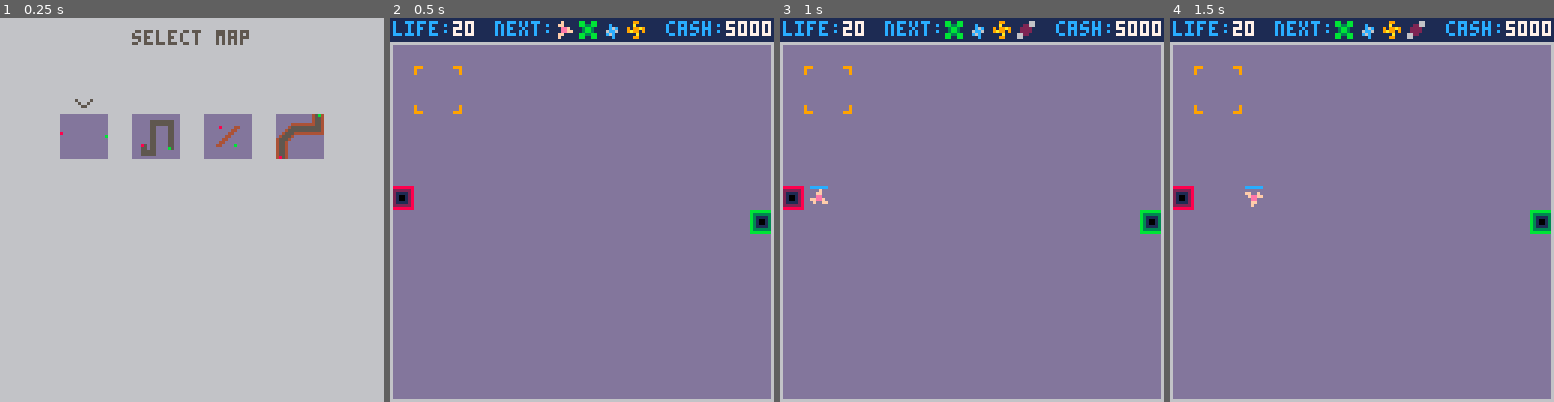
Above: before the commit, frames 1-4 (left to right).
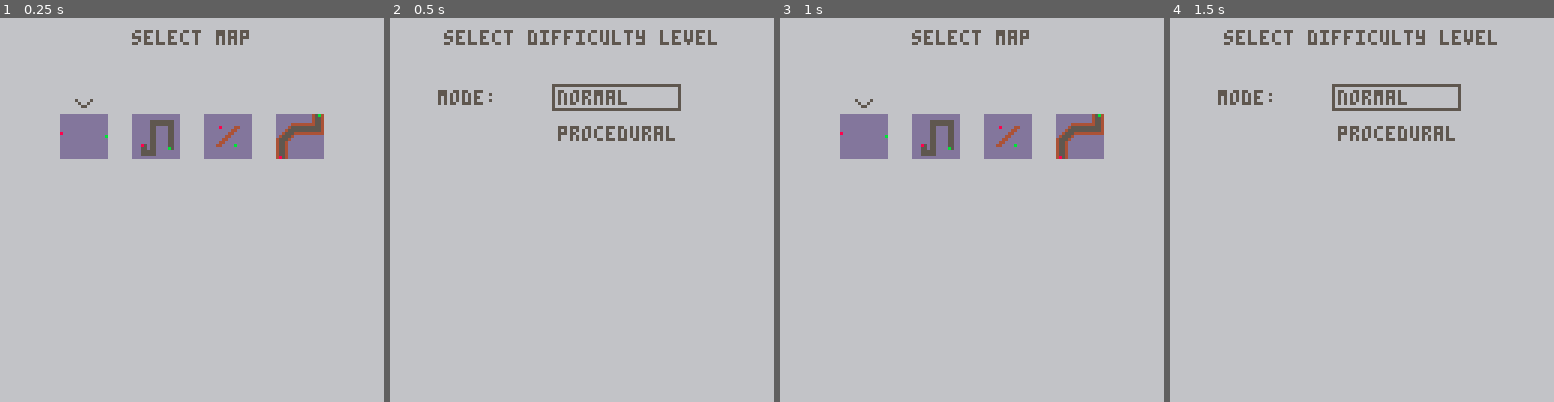
Above: after the commit, the same moments.

Repository: langchr86/pico-bubble-towers
Game: PICO-8 cartridge pico-proto.p8
Two runs of this game, one before a commit and one after it. Both use one fixed random seed, a clock stepped at 60 frames per second and the inputs below.
Inputs:
- Up to frame 1 (0.25 s): no input
- Up to frame 2 (0.5 s): tap X (X key) at 0.33 s
- Up to frame 3 (1 s): tap O (Z key) at 0.7 s
- Up to frame 4 (1.5 s): tap X (X key) at 1.07 s

Frame 1 is identical in both runs. In frame 2, 97% of the frame differs, in the area x 0-100%, y 0-100%; in frame 3, 92%; in frame 4, 97%.

Commit message:
introduce level selection

Diff:
--- a/pico-proto.p8
+++ b/pico-proto.p8
@@ -28,6 +28,7 @@
 #include src/tower.lua
 #include src/wave.lua
 #include src/game_session.lua
+#include src/difficulty_selection.lua
 #include src/map_selection.lua
 #include src/pico-proto.lua
 
@@ -54,10 +55,10 @@
 003bb300003bb3000000000000000000000000000000000000000000000000000004450000044000055440000054455000054500055450000004555000554000
 003bb300003bb3000000000000000000000000000000000000000000000000000004455005544500005440000004400000455400004554000055540000455000
 0bb33bb00bb33bb00000000000000000000000000000000000000000000000000055000000500550000055000005500000545000000545500000450000540000
-0bb00bb000b00b000000000000000000000000000000000000000000000000000050000000000000000050000005000000005000000000000000000000500000
-00000000000000000000000000000000000000000000000000000000000000000000000000000000000000000000000000000000000000000000000000000000
-00000000000000000000000000000000000000000000000000000000000000000000000000000000000000000000000000000000000000000000000000000000
-04400440004004000000000000000000000000000000000000000000000000000000044000000000044000000004400000055000005500000000550000000000
+0bb00bb000b00b000000000000000000000000000000000000000000050000000050000000000000000050000005000000005000000000000000000000500000
+00000000000000000000000000000000000000000000000000000000505000000000000000000000000000000000000000000000000000000000000000000000
+00000000000000000000000000000000000000000000000000000000505000000000000000000000000000000000000000000000000000000000000000000000
+04400440004004000000000000000000000000000000000000000000050000000000044000000000044000000004400000055000005500000000550000000000
 04455440044554400000000000000000000000000000000000000000000000000005544000555500044550000054450000040000004004500500400000000000
 00544500005445000000000000000000000000000000000000000000000000000055550004455440005555000055550005055450000550500545500000000000
 00544500005445000000000000000000000000000000000000000000000000000055550004455440005555000055550005455050050550000005545000000000
--- /dev/null
+++ b/src/difficulty_selection.lua
@@ -0,0 +1,164 @@
+-- Copyright 2024 by Christian Lang is licensed under CC BY-NC-SA 4.0
+
+---@class DifficultySelection
+---@field mode number
+---@field procedural boolean
+---@field level number
+---@field digit number
+---@field next_session any
+DifficultySelection = {}
+DifficultySelection.__index = DifficultySelection
+
+---@return DifficultySelection
+function DifficultySelection:New()
+  local o = {
+    mode = 0,
+    procedural = false,
+    level = 0,
+    digit = 0,
+    next_session = nil,
+  }
+
+  local instance = --[[---@type DifficultySelection]] setmetatable(o, self)
+  return instance
+end
+
+function DifficultySelection:MoveUp()
+  if self.mode == 0 then
+    self.procedural = not self.procedural
+
+  elseif self.mode == 1 then
+    if self.procedural then
+      local diff = 10 ^ self.digit
+      local limit = diff * 10
+      if self.level % limit < limit - diff then
+        self.level = self.level + diff
+      end
+    else
+      if self.level > 0 then
+        self.level = self.level - 1
+      end
+    end
+  end
+end
+
+function DifficultySelection:MoveDown()
+  if self.mode == 0 then
+    self.procedural = not self.procedural
+
+  elseif self.mode == 1 then
+    if self.procedural then
+      local diff = 10 ^ self.digit
+      local limit = diff * 10
+      if self.level % limit >= diff then
+        self.level = self.level - diff
+      end
+    else
+      if self.level < 2 then
+        self.level = self.level + 1
+      end
+    end
+  end
+end
+
+function DifficultySelection:MoveLeft()
+  if self.mode == 1 then
+    if self.procedural and self.digit < 3 then
+      self.digit = self.digit + 1
+    end
+  end
+end
+
+function DifficultySelection:MoveRight()
+  if self.mode == 1 then
+    if self.procedural and self.digit > 0 then
+      self.digit = self.digit - 1
+    end
+  end
+end
+
+function DifficultySelection:PressO()
+  if self.mode == 0 then
+    self.next_session = MapSelection:New()
+  else
+    self.mode = self.mode - 1
+  end
+end
+
+function DifficultySelection:PressX()
+  if self.mode == 0 then
+    self.digit = 3
+    self.level = 0
+    self.mode = 1
+  elseif self.mode == 1 then
+    self.mode = 2
+  else
+    self.next_session = GameSession:New()
+    self.next_session:AddWaves(CreateWaveList(100))
+  end
+end
+
+function DifficultySelection:Update()
+  if self.next_session then
+    return self.next_session
+  else
+    return self
+  end
+end
+
+function DifficultySelection:Draw()
+  rectfill(0, 0, 128, 128, 6)
+  PrintCenterX("select difficulty level", 4, 5)
+
+  print("mode:", 16, 24, 5)
+  print("normal", 56, 24, 5)
+  print("procedural", 56, 36, 5)
+
+  if self.procedural then
+    rect(54, 34, 96, 42, 5)
+  else
+    rect(54, 22, 96, 30, 5)
+  end
+
+  if self.mode > 0 then
+    if self.procedural then
+      self:DrawProcedural()
+    else
+      self:DrawNormal()
+    end
+  end
+
+  if self.mode > 1 then
+    PrintCenterX("start?", 98, 5)
+    rect(48, 96, 78, 104, 5)
+  end
+end
+
+function DifficultySelection:DrawNormal()
+  print("level:", 16, 54, 5)
+  print("easy", 56, 54, 5)
+  print("medium", 56, 62, 5)
+  print("hard", 56, 70, 5)
+
+  local y = 52 + self.level * 8
+  rect(54, y, 96, y + 8, 5)
+end
+
+function DifficultySelection:DrawProcedural()
+  print("seed:", 16, 54, 5)
+
+  if self.level < 1000 then
+    print("0", 56, 54, 5)
+  end
+  if self.level < 100 then
+    print("0", 60, 54, 5)
+  end
+  if self.level < 10 then
+    print("0", 64, 54, 5)
+  end
+  PrintRight(self.level, 72, 54, 5)
+
+  local x = 68 - self.digit * 4
+  spr(39, x, 45)
+  spr(55, x, 60)
+end
--- a/src/map_selection.lua
+++ b/src/map_selection.lua
@@ -4,7 +4,7 @@
 ---@field map_index number
 ---@field map_count number
 ---@field minimaps Minimap[]
----@field next_game_session GameSession
+---@field level_selection DifficultySelection
 MapSelection = {}
 MapSelection.__index = MapSelection
 
@@ -14,7 +14,7 @@
     map_index = 0,
     map_count = 4,
     minimaps = {},
-    next_game_session = nil,
+    level_selection = nil,
   }
 
   local instance = --[[---@type MapSelection]] setmetatable(o, self)
@@ -57,13 +57,12 @@
   local top_left_tile = self.CalculateLevelOrigin(self.map_index)
   Map:SetOffset(top_left_tile)
 
-  self.next_game_session = GameSession:New()
-  self.next_game_session:AddWaves(CreateWaveList(100))
+  self.level_selection = DifficultySelection:New()
 end
 
 function MapSelection:Update()
-  if self.next_game_session then
-    return self.next_game_session
+  if self.level_selection then
+    return self.level_selection
   else
     return self
   end
